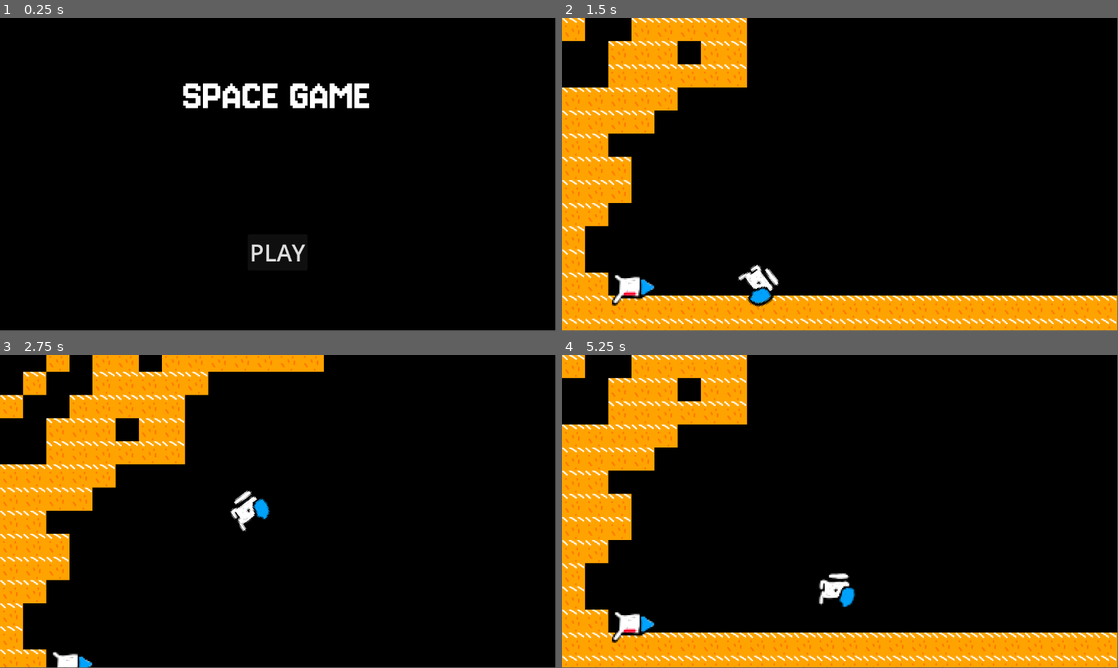
Above: before the commit, frames 1-4 (two rows, left to right).
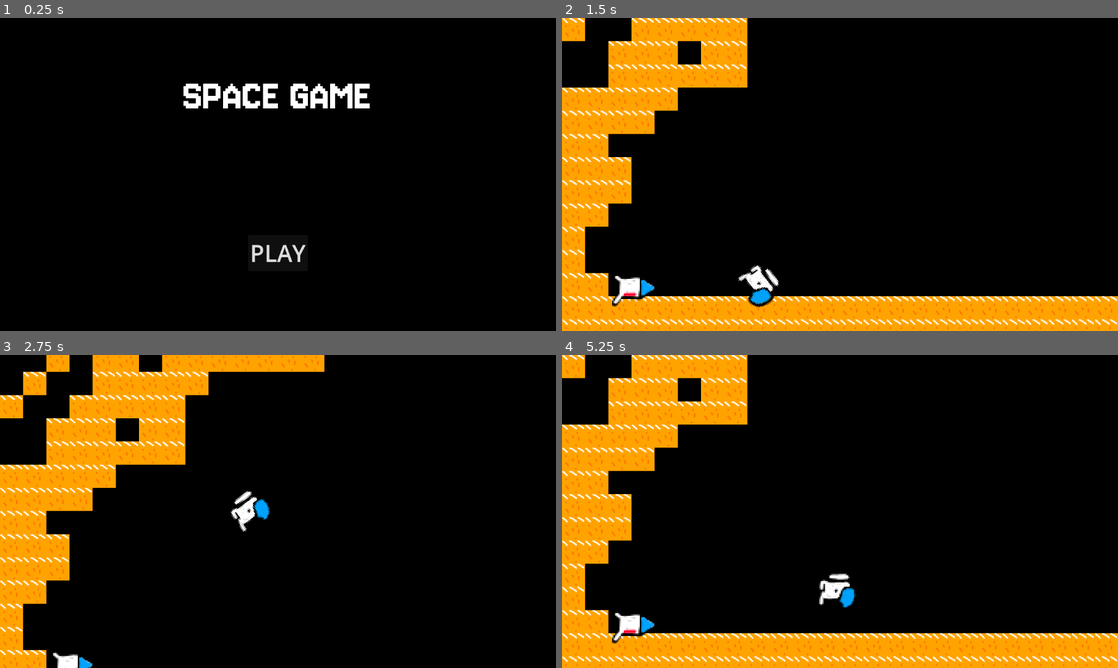
Above: after the commit, the same moments.

Repository: DisabledMallis/space-game
Game: Godot game, scene res://assets/core/main_menu.tscn
Two runs of this game, one before a commit and one after it. Both use one fixed random seed, a clock stepped at 60 frames per second and the inputs below.
Inputs:
- Up to frame 1 (0.25 s): no input
- Up to frame 2 (1.5 s): click "PLAY" at 0.5 s; hold Right (move_right) from 1.28 s (still down); tap E (interact) at 1.35 s
- Up to frame 3 (2.75 s): tap Up (jump) at 1.52, 2.27 s; release Right (move_right) at 2.03 s; hold Left (move_left) from 2.03 s (still down); tap E (interact) at 2.1 s
- Up to frame 4 (5.25 s): release Left (move_left) at 2.78 s; hold Right (move_right) 2.78-4.28 s; tap E (interact) every 0.75 s from 2.85 to 5.1 s; tap Enter at 3.5 s; tap Up (jump) at 3.77, 4.52 s; hold Left (move_left) from 4.28 s (still down)
In our replay, the window is 799x449 before the commit and 800x450 after it. These sizes can differ from the game's own. Grey fills any space a smaller window leaves; there, only what the larger window draws over its background counts as a difference.

The runs differ from the first frame. In frame 1, 0.6% of the frame differs, in the area x 32-67%, y 20-78%; in frame 2, 3.2%; in frame 3, 1.5%; in frame 4, 3.2%, in the area x 0-100%, y 0-100%.

Commit message:
Fix window size issue

Diff:
--- a/project.godot
+++ b/project.godot
@@ -15,36 +15,52 @@
 config/features=PackedStringArray("4.5", "GL Compatibility")
 config/icon="res://icon.svg"
 
+[display]
+
+window/stretch/mode="viewport"
+
+[dotnet]
+
+project/assembly_name="Space Game"
+
 [input]
 
 steer_left={
 "deadzone": 0.2,
 "events": [Object(InputEventKey,"resource_local_to_scene":false,"resource_name":"","device":-1,"window_id":0,"alt_press …(195 unchanged characters)…
+, Object(InputEventKey,"resource_local_to_scene":false,"resource_name":"","device":-1,"window_id":0,"alt_pressed":false,"shift_pressed":false,"ctrl_pressed":false,"meta_pressed":false,"pressed":false,"keycode":0,"physical_keycode":65,"key_label":0,"unicode":97,"location":0,"echo":false,"script":null)
 ]
 }
 steer_right={
 "deadzone": 0.2,
 "events": [Object(InputEventKey,"resource_local_to_scene":false,"resource_name":"","device":-1,"window_id":0,"alt_press …(195 unchanged characters)…
+, Object(InputEventKey,"resource_local_to_scene":false,"resource_name":"","device":-1,"window_id":0,"alt_pressed":false,"shift_pressed":false,"ctrl_pressed":false,"meta_pressed":false,"pressed":false,"keycode":0,"physical_keycode":68,"key_label":0,"unicode":100,"location":0,"echo":false,"script":null)
 ]
 }
 throttle={
 "deadzone": 0.2,
 "events": [Object(InputEventKey,"resource_local_to_scene":false,"resource_name":"","device":-1,"window_id":0,"alt_press …(195 unchanged characters)…
+, Object(InputEventKey,"resource_local_to_scene":false,"resource_name":"","device":-1,"window_id":0,"alt_pressed":false,"shift_pressed":false,"ctrl_pressed":false,"meta_pressed":false,"pressed":false,"keycode":0,"physical_keycode":87,"key_label":0,"unicode":119,"location":0,"echo":false,"script":null)
+, Object(InputEventKey,"resource_local_to_scene":false,"resource_name":"","device":-1,"window_id":0,"alt_pressed":false,"shift_pressed":false,"ctrl_pressed":false,"meta_pressed":false,"pressed":false,"keycode":0,"physical_keycode":32,"key_label":0,"unicode":32,"location":0,"echo":false,"script":null)
 ]
 }
 move_left={
 "deadzone": 0.2,
 "events": [Object(InputEventKey,"resource_local_to_scene":false,"resource_name":"","device":-1,"window_id":0,"alt_press …(195 unchanged characters)…
+, Object(InputEventKey,"resource_local_to_scene":false,"resource_name":"","device":-1,"window_id":0,"alt_pressed":false,"shift_pressed":false,"ctrl_pressed":false,"meta_pressed":false,"pressed":false,"keycode":0,"physical_keycode":65,"key_label":0,"unicode":97,"location":0,"echo":false,"script":null)
 ]
 }
 move_right={
 "deadzone": 0.2,
 "events": [Object(InputEventKey,"resource_local_to_scene":false,"resource_name":"","device":-1,"window_id":0,"alt_press …(195 unchanged characters)…
+, Object(InputEventKey,"resource_local_to_scene":false,"resource_name":"","device":-1,"window_id":0,"alt_pressed":false,"shift_pressed":false,"ctrl_pressed":false,"meta_pressed":false,"pressed":false,"keycode":0,"physical_keycode":68,"key_label":0,"unicode":100,"location":0,"echo":false,"script":null)
 ]
 }
 jump={
 "deadzone": 0.2,
 "events": [Object(InputEventKey,"resource_local_to_scene":false,"resource_name":"","device":-1,"window_id":0,"alt_press …(195 unchanged characters)…
+, Object(InputEventKey,"resource_local_to_scene":false,"resource_name":"","device":-1,"window_id":0,"alt_pressed":false,"shift_pressed":false,"ctrl_pressed":false,"meta_pressed":false,"pressed":false,"keycode":0,"physical_keycode":32,"key_label":0,"unicode":32,"location":0,"echo":false,"script":null)
+, Object(InputEventKey,"resource_local_to_scene":false,"resource_name":"","device":-1,"window_id":0,"alt_pressed":false,"shift_pressed":false,"ctrl_pressed":false,"meta_pressed":false,"pressed":false,"keycode":0,"physical_keycode":87,"key_label":0,"unicode":119,"location":0,"echo":false,"script":null)
 ]
 }
 interact={
